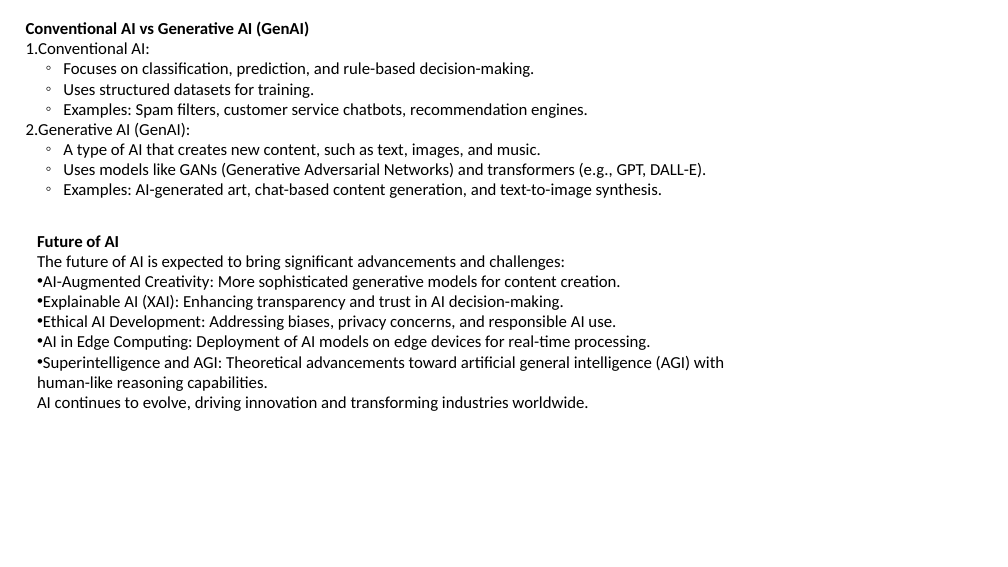
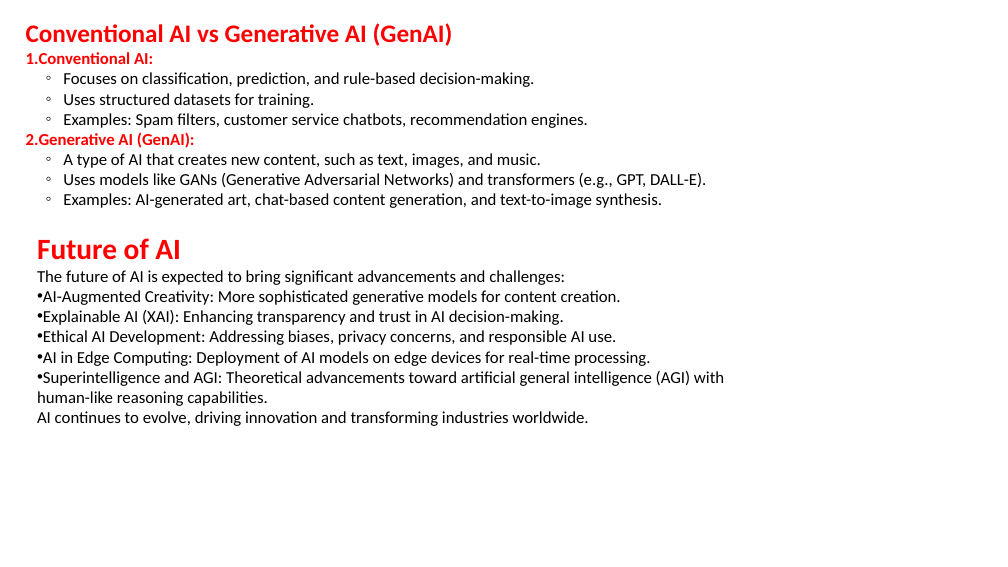
Before and after one commit to shahil04/ds_materials, a slide deck: slide 6 of Deep_learning/deep learning_itvedant.pptx (slide 3 before the commit). Drawn at 1008x567 pixels with LibreOffice and Linux fonts; fonts in the diff are those of the drawing. Boxes give left, top, right and bottom in pixels: in the first picture for what was removed or moved away, otherwise in the second. Text is boxed around its words. In the diff, an @@ line names an element or a change of style, - is before the commit and + after.

```diff
--- a/Deep_learning/deep learning_itvedant.pptx
+++ b/Deep_learning/deep learning_itvedant.pptx
@@ text at bbox=[26, 23, 453, 148]: size 16 to 24 pt in "Conventional AI vs Generative AI (GenAI)"; text colour #000000 to #FF0000 in "Conventional AI vs Generative AI (GenAI)", "Conventional AI:", "Generative AI (GenAI):"; bold on in "Conventional AI:", "Generative AI (GenAI):" @@
@@ text at bbox=[37, 238, 181, 260]: size 16 to 28 pt, text colour #000000 to #FF0000 in "Future of AI" @@
```
Also in this commit, not shown: 5 other slides changed, 19 slides added, 31 other files.
